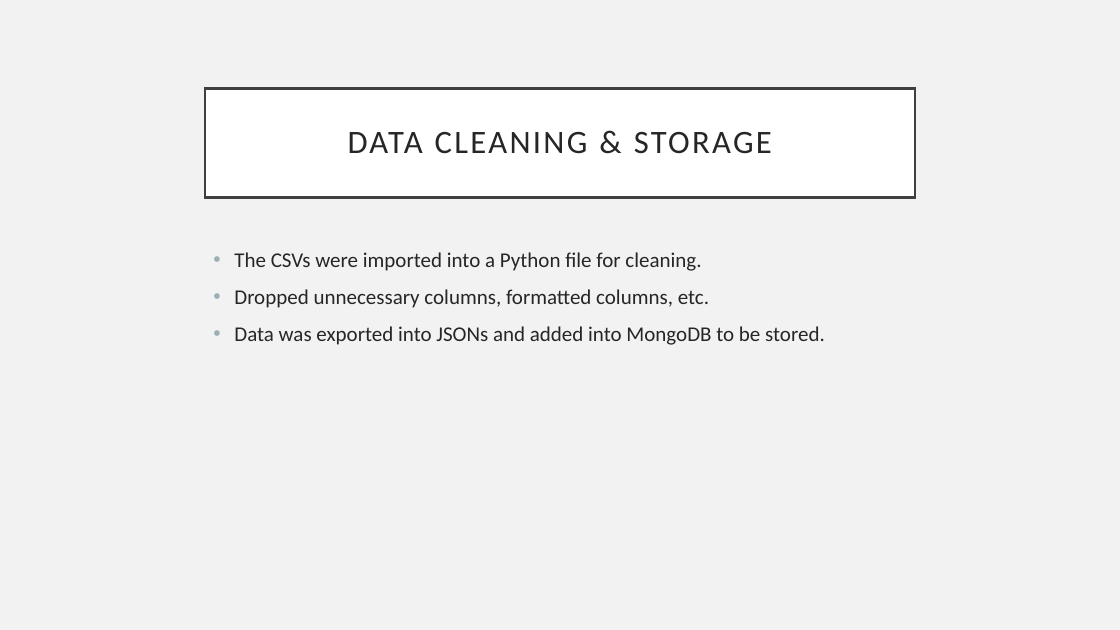
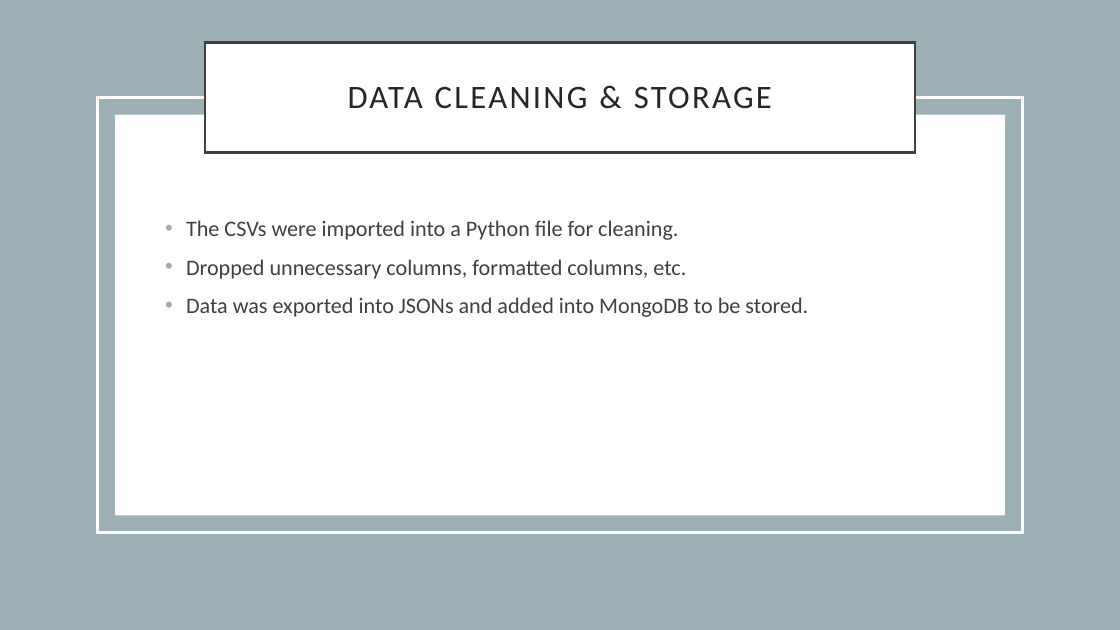
Before and after one commit to wreinhold/nba-analysis-project, a slide deck: slide 4 of Documentation/NBA Analysis Presentation.pptx (slide 5 before the commit). Drawn at 1120x630 pixels with LibreOffice and Linux fonts; fonts in the diff are those of the drawing. Boxes give left, top, right and bottom in pixels: in the first picture for what was removed or moved away, otherwise in the second. Text is boxed around its words. In the diff, an @@ line names an element or a change of style, - is before the commit and + after.

```diff
--- a/Documentation/NBA Analysis Presentation.pptx
+++ b/Documentation/NBA Analysis Presentation.pptx
@@ background #F2F2F2 to #FFFFFF @@
@@ rectangle added at <box>0,0,560,630</box>, fill #9BAFB5 @@
@@ rectangle added at <box>0,0,1120,630</box>, fill #9BAFB5 @@
@@ title "DATA CLEANING & STORAGE": place and size @@
-title "DATA CLEANING & STORAGE" at <box>205,88,915,197</box>
+title "DATA CLEANING & STORAGE" at <box>205,43,915,152</box>
@@ rectangle added at <box>97,97,1023,533</box>, outline #FFFFFF 2.5 pt @@
@@ rectangle added at <box>115,114,1006,515</box>, fill #FFFFFF @@
@@ text "The CSVs were imported into ...": place and size @@
-text "The CSVs were imported into ..." at <box>234,252,825,345</box>
+text "The CSVs were imported into ..." at <box>186,220,808,317</box>
@@ text "The CSVs were imported into ..." at <box>186,220,808,317</box>: size 18 to 19 pt, text colour #262626 to #404040 @@
```
Also in this commit, not shown: 1 other slide changed.
